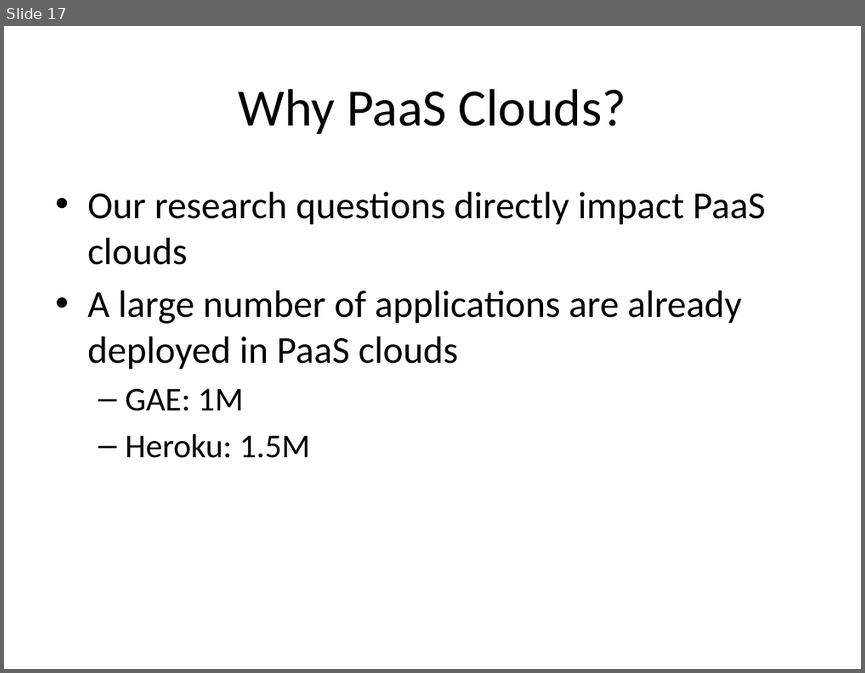
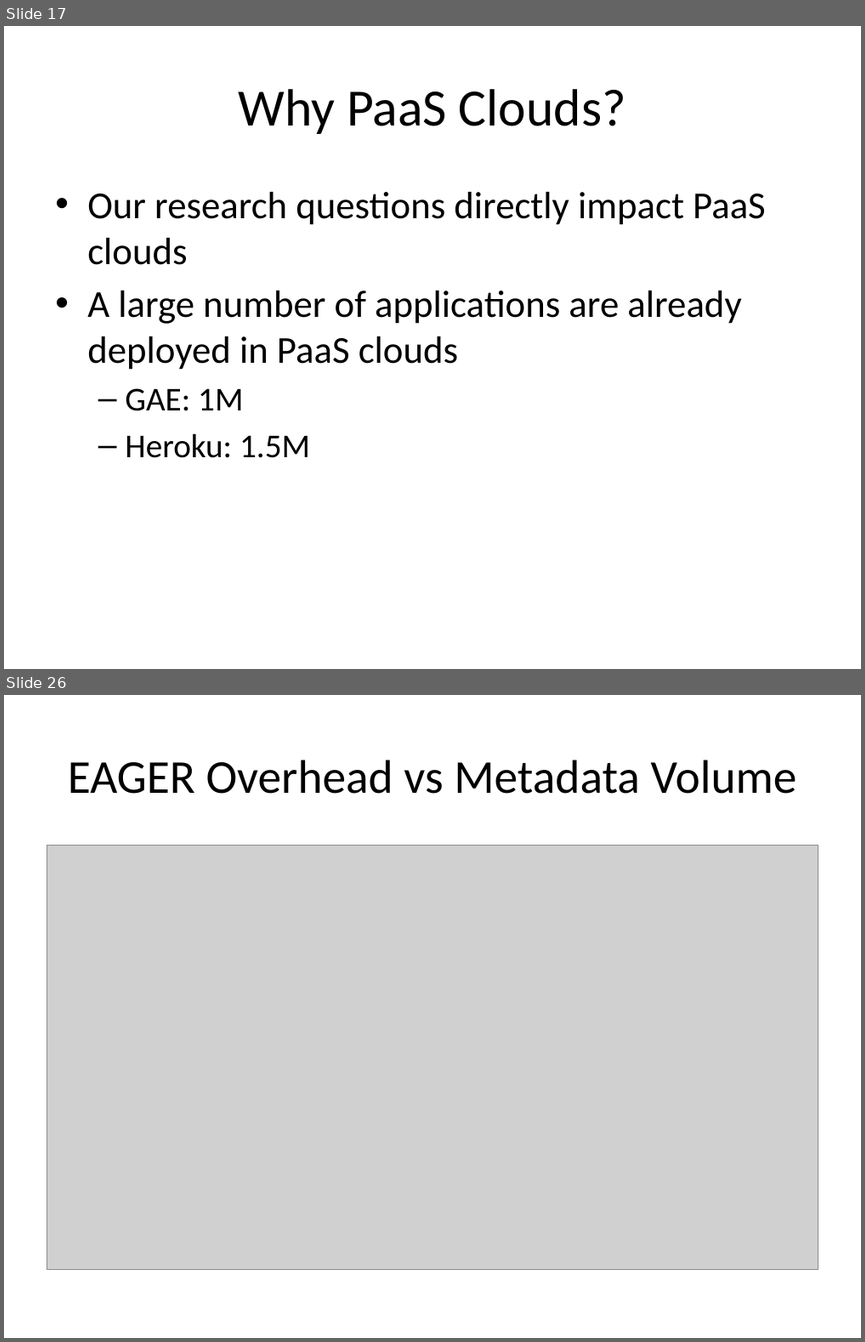
Before and after one commit to Dithn/eager-appscale, a slide deck: Eager/elk-experiment/appserver/system_design.pptx. Shown one above the other, each under a label of ours: slide 17 before the commit, slides 17 and 26 after it; the slides between them are not shown. The pictures are 865x673 and 865x1342 pixels, drawn with LibreOffice and Linux fonts; fonts in the diff are those of the drawing; grey boxes stand for pictures. Boxes give left, top, right and bottom in pixels: in the first picture for what was removed or moved away, otherwise in the second. Text is boxed around its words. In the diff, an @@ line names an element or a change of style, - is before the commit and + after.

Commit message:
Added EAGER results

```diff
--- a/Eager/elk-experiment/appserver/system_design.pptx
+++ b/Eager/elk-experiment/appserver/system_design.pptx
@@ slide 26 added at (4, 695, 861, 1338), background #FFFFFF @@
@@ title added at (68, 760, 797, 794), 39.6 pt, text #000000 @@
+EAGER Overhead vs Metadata Volume
@@ picture added at (46, 845, 818, 1269) @@
```
Also in this commit, not shown: 9 other slides added.
